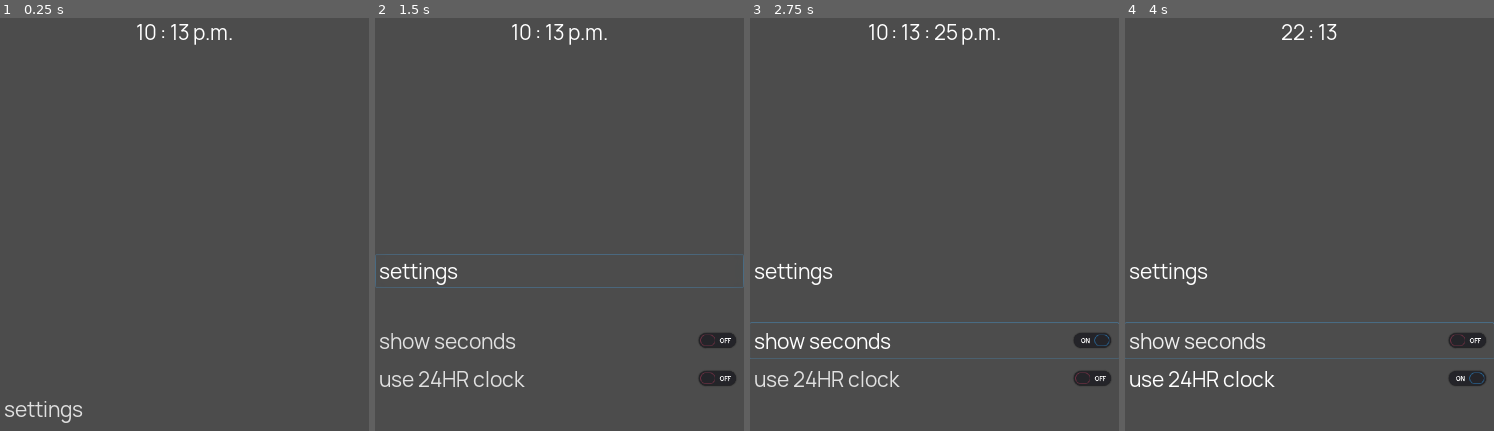
Above: before the commit, frames 1-4 (left to right).
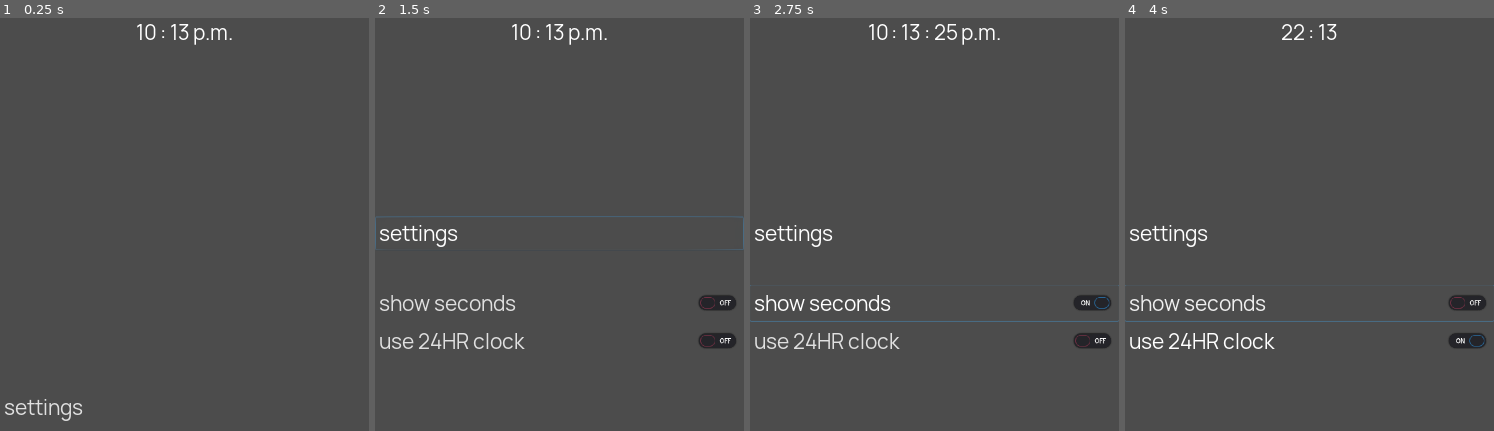
Above: after the commit, the same moments.

Repository: mrwm/clock
Game: Godot game, scene res://Main.tscn
Same seed, same stepped clock (60 frames per second), same inputs: the game is played once before the commit and once after it.
Inputs (mouse positions are in pixels of both pictures, inside the frame that each line leads up to):
- Up to frame 1 (0.25 s): no input
- Up to frame 2 (1.5 s): tap Enter at 0.5 s; move the mouse to (outside the picture) at 0.52 s; click (outside the picture) at 0.67 s; click "settings" at 1.25 s
- Up to frame 3 (2.75 s): click "show seconds" at 2 s
- Up to frame 4 (4 s): click "use 24HR clock" at 2.75 s; click "show seconds" at 3.5 s

The runs differ from the first frame. In frame 1, 0.4% of the frame differs, in the area x 1-23%, y 92-99%; in frame 2, 4.0%; in frame 3, 4.0%, in the area x 0-100%, y 50-90%; in frame 4, 4.0%.

Commit message:
fix menu transitions between scenes

Diff:
--- a/Menu.gd
+++ b/Menu.gd
@@ -13,35 +13,35 @@
 # Called when the node enters the scene tree for the first time.
 func _ready():
 
-  if (Variables.currentScene == Variables.CurrentSceneIs.ALARM):
-    print("alarm")
-
-  elif (Variables.currentScene == Variables.CurrentSceneIs.CLOCK):
-    toggle1 = CheckButton.new()
-    toggle1.name = "SecondToggle";
-    toggle1.text = "show seconds";
-    toggle2 = CheckButton.new()
-    toggle2.name = "Use24Toggle";
-    toggle2.text = "use 24HR clock";
-    toggle3 = CheckButton.new()
-    toggle3.visible = false;
-
-  elif (Variables.currentScene == Variables.CurrentSceneIs.TIMER):
-    print("timer")
-
-  elif (Variables.currentScene == Variables.CurrentSceneIs.STOPWATCH):
-    toggle1 = Button.new()
-    toggle1.name = "Start";
-    toggle1.text = "start";
-    toggle2 = Button.new()
-    toggle2.name = "Lap";
-    toggle2.text = "lap";
-    toggle2.disabled = true;
-    toggle3 = Button.new()
-    toggle3.name = "Reset";
-    toggle3.text = "reset";
-    toggle3.disabled = true;
-
+#  if (Variables.currentScene == Variables.CurrentSceneIs.ALARM):
+#    print("alarm")
+#
+#  elif (Variables.currentScene == Variables.CurrentSceneIs.CLOCK):
+#    toggle1 = CheckButton.new()
+#    toggle1.name = "SecondToggle";
+#    toggle1.text = "show seconds";
+#    toggle2 = CheckButton.new()
+#    toggle2.name = "Use24Toggle";
+#    toggle2.text = "use 24HR clock";
+#    toggle3 = CheckButton.new()
+#    toggle3.visible = false;
+#
+#  elif (Variables.currentScene == Variables.CurrentSceneIs.TIMER):
+#    print("timer")
+#
+#  elif (Variables.currentScene == Variables.CurrentSceneIs.STOPWATCH):
+#    toggle1 = Button.new()
+#    toggle1.name = "Start";
+#    toggle1.text = "start";
+#    toggle2 = Button.new()
+#    toggle2.name = "Lap";
+#    toggle2.text = "lap";
+#    toggle2.disabled = true;
+#    toggle3 = Button.new()
+#    toggle3.name = "Reset";
+#    toggle3.text = "reset";
+#    toggle3.disabled = true;
+#
   # Settings button
   settingsBtn.name = "SettingsBtn";
   settingsBtn.text = "settings";
@@ -57,30 +57,31 @@
   paddingLabel1.name = "SettingsPad1";
   menuList.add_child(paddingLabel1);
   paddingLabel1.rect_size.y = 100
-
-  # First toggle
-  toggle1.align = Button.ALIGN_LEFT;
-  toggle1.flat = true;
-  toggle1.toggle_mode = true;
-  # warning-ignore:return_value_discarded
-  toggle1.connect("toggled", self,"_on_FirstToggle_toggled");
-  menuList.add_child(toggle1);
-
-  # Second toggle
-  toggle2.align = Button.ALIGN_LEFT;
-  toggle2.flat = true;
-  toggle2.toggle_mode = true;
-  # warning-ignore:return_value_discarded
-  toggle2.connect("toggled", self,"_on_SecondToggle_toggled");
-  menuList.add_child(toggle2);
-
-  # Third toggle
-  toggle3.align = Button.ALIGN_LEFT;
-  toggle3.flat = true;
-  toggle3.toggle_mode = true;
-  # warning-ignore:return_value_discarded
-  toggle3.connect("toggled", self,"_on_ThirdToggle_toggled");
-  menuList.add_child(toggle3);
+#
+#  # First toggle
+#  toggle1.align = Button.ALIGN_LEFT;
+#  toggle1.flat = true;
+#  toggle1.toggle_mode = true;
+#  # warning-ignore:return_value_discarded
+#  toggle1.connect("toggled", self,"_on_FirstToggle_toggled");
+#  menuList.add_child(toggle1);
+#
+#  # Second toggle
+#  toggle2.align = Button.ALIGN_LEFT;
+#  toggle2.flat = true;
+#  toggle2.toggle_mode = true;
+#  # warning-ignore:return_value_discarded
+#  toggle2.connect("toggled", self,"_on_SecondToggle_toggled");
+#  menuList.add_child(toggle2);
+#
+#  # Third toggle
+#  toggle3.align = Button.ALIGN_LEFT;
+#  toggle3.flat = true;
+#  toggle3.toggle_mode = true;
+#  # warning-ignore:return_value_discarded
+#  toggle3.connect("toggled", self,"_on_ThirdToggle_toggled");
+#  menuList.add_child(toggle3);
+  _update_btn_text(Variables.currentScene)
 
   # Padding label
   var paddingLabel2 := Label.new();
@@ -90,13 +91,11 @@
   # Menu settings
   menuPostion = self.rect_position;
   # Hide the menu except for the settings button
-  for i in $MenuList.get_child_count():
+  for i in ($MenuList.get_child_count()):
     if ($MenuList.get_child(i).visible):
       menuHide += $MenuList.get_child(i).rect_size.y;
     pass
   menuHide = menuHide - $MenuList.get_child(0).rect_size.y;
-  pass # Replace with function body.
-
 
 # TODO:
 #
@@ -106,8 +105,9 @@
 # -[x] Transfer loading menu from within different scene to the main scene
 # -[x] Change menu list item order after deleting and readding them
 # -[x] Load different parts of the menu depending on the current scene
-# -[ ] Fix menu text after transitions
+# -[x] Fix menu text after transitions
 # -[ ] Change menu from settings to bottom bar
+# -[ ] Fix menu button not updating when switching from started stopwatch to clock and back
 #
 
 var t1 = 0.0
@@ -132,14 +132,17 @@
     settingsBtn.pressed = false
 
   if (Variables.switchScene):
+    _update_btn_text(Variables.currentScene)
     Variables.switchScene = false
-    _update_btn_text(Variables.currentScene)
+    #print($MenuList.get_child_count())
 
 # Update button text on current scene
 func _update_btn_text(scene):
-  toggle1.queue_free()
-  toggle2.queue_free()
-  toggle3.queue_free()
+
+  if(Variables.switchScene):
+    toggle1.queue_free()
+    toggle2.queue_free()
+    toggle3.queue_free()
 
   if (scene == Variables.CurrentSceneIs.ALARM):
     print("alarm")
@@ -151,8 +154,11 @@
     toggle2 = CheckButton.new()
     toggle2.name = "Use24Toggle";
     toggle2.text = "use 24HR clock";
-    toggle3 = CheckButton.new()
-    toggle3.visible = false;
+    toggle3 = Button.new()
+    toggle3.name = "pad";
+    toggle3.text = "pad";
+    toggle3.modulate.a = 0;
+    toggle3.disabled = true;
 
   elif (scene == Variables.CurrentSceneIs.TIMER):
     print("timer")
